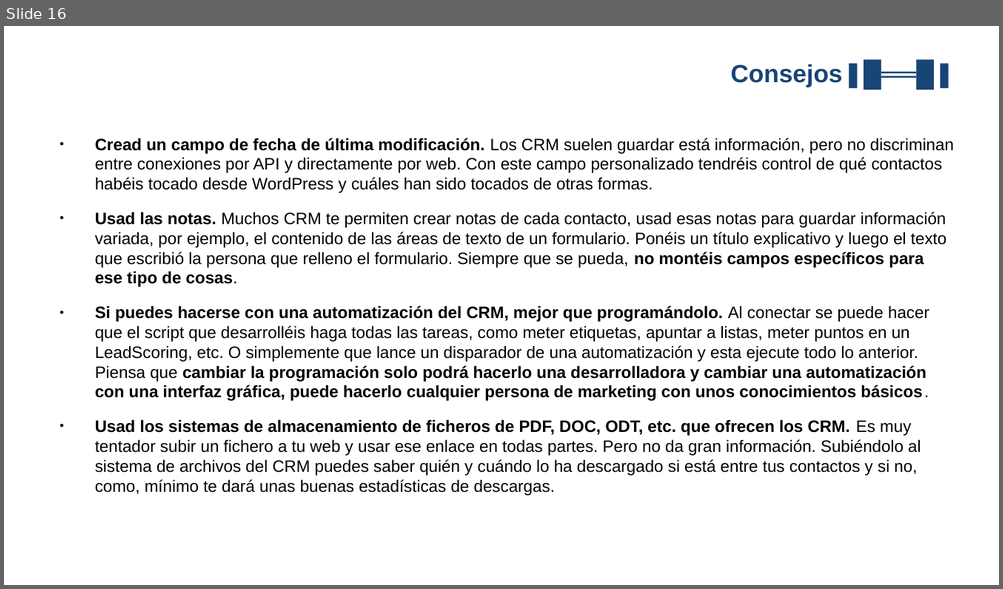
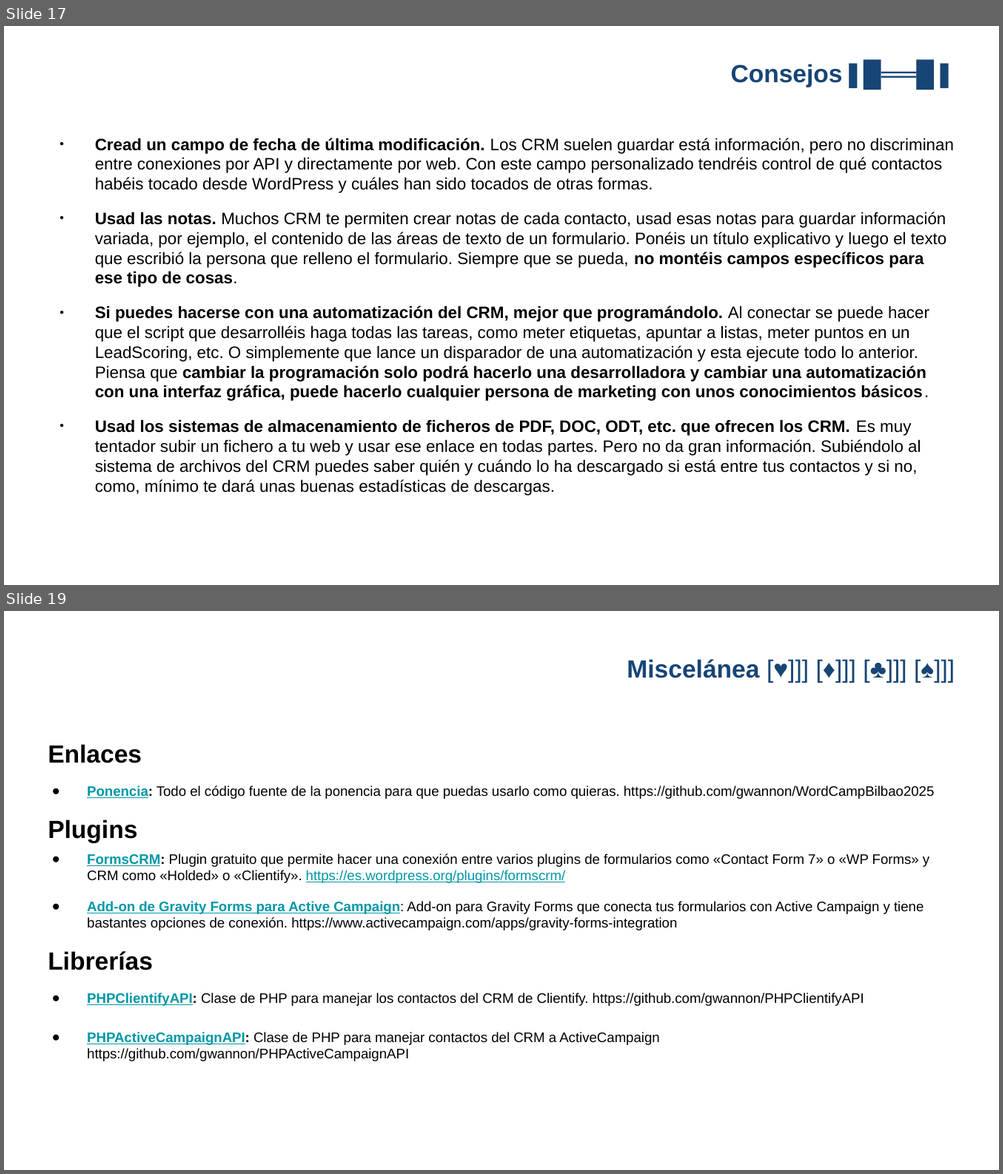
Before and after one commit to gwannon/WordCampBilbao2025, a slide deck: WCBIO25_Jorge-Monclus.pptx. Shown one above the other, each under a label of ours: slide 16 before the commit, slides 17 and 19 after it; the slides between them are not shown. The pictures are 1003x589 and 1003x1174 pixels, drawn with LibreOffice and Linux fonts; fonts in the diff are those of the drawing; background and template pictures are left out. Boxes give left, top, right and bottom in pixels: in the first picture for what was removed or moved away, otherwise in the second. Text is boxed around its words. In the diff, an @@ line names an element or a change of style, - is before the commit and + after.

```diff
--- a/WCBIO25_Jorge-Monclus.pptx
+++ b/WCBIO25_Jorge-Monclus.pptx
@@ slide 19 added at [4, 611, 999, 1170], background picture (left out) @@
@@ title added at [626, 659, 759, 678], 18 pt, text #174575 @@
+Miscelánea [♥]]] [♦]]] [♣]]] [♠]]]
@@ text added at [48, 744, 934, 1062], 10 pt, text #000000 @@
+Enlaces
+● Ponencia: Todo el código fuente de la ponencia para que puedas usarlo como quieras. https://github.com/gwannon/WordCampBilbao2025
+Plugins
+● FormsCRM: Plugin gratuito que permite hacer una conexión entre varios plugins de formularios como «Contact Form 7» o «WP Forms» y CRM como «Holded» o «Clientify». https://es.wordpress.org/plugins/formscrm/
+● Add-on de Gravity Forms para Active Campaign: Add-on para Gravity Forms que conecta tus formularios con Active Campaign y tiene bastantes opciones de conexión. https://www.activecampaign.com/apps/gravity-forms-integration
+Librerías
+● PHPClientifyAPI: Clase de PHP para manejar los contactos del CRM de Clientify. https://github.com/gwannon/PHPClientifyAPI
+● PHPActiveCampaignAPI: Clase de PHP para manejar contactos del CRM a ActiveCampaign https://github.com/gwannon/PHPActiveCampaignAPI
@@ what was slide 16 is now slide 17 @@
```
Also in this commit, not shown: 3 slides changed, 2 other slides added, 2 slides removed, 5 other files.
